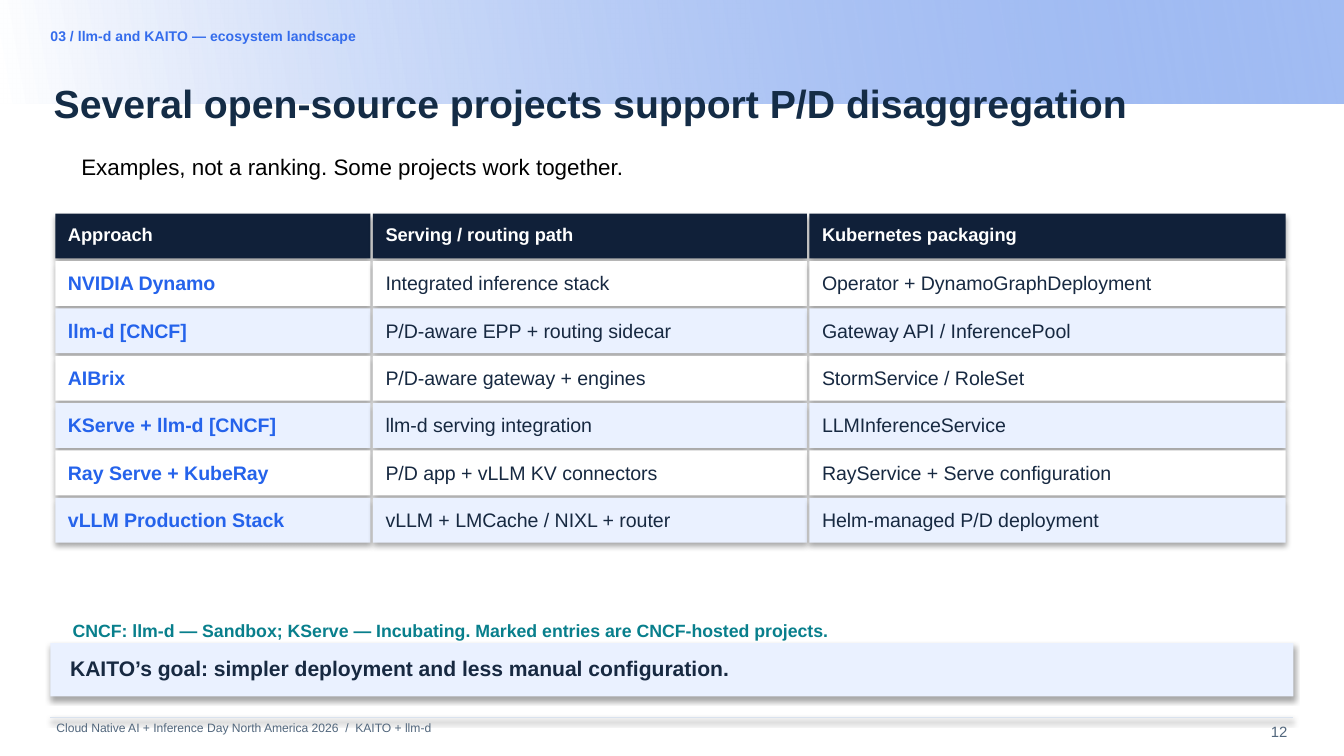
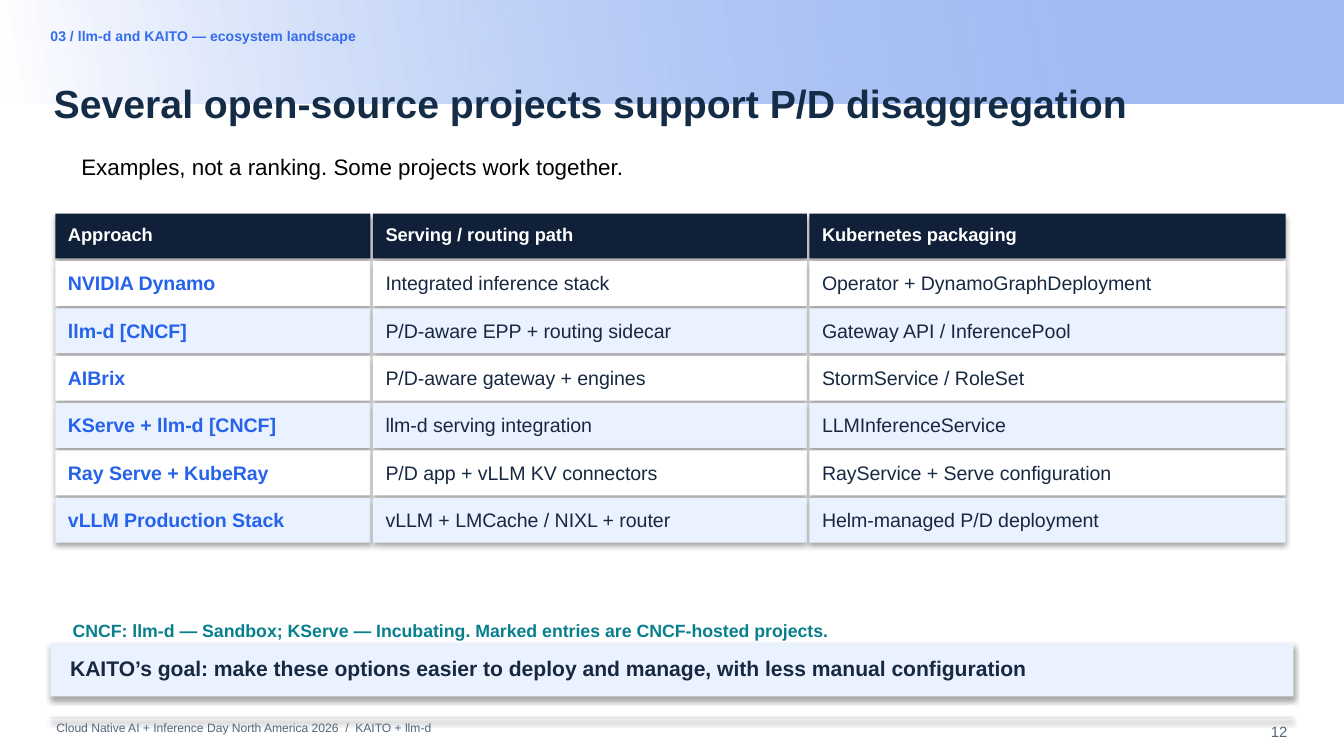
Before and after one commit to andyzhangx/demo, a slide deck: slide 12 of llm/pd-disaggregation/kubecon-na-2026-pd-disaggregation-kaito-llmd.pptx. Drawn at 1344x756 pixels with LibreOffice and Linux fonts; fonts in the diff are those of the drawing; background and template pictures are left out. Boxes give left, top, right and bottom in pixels: in the first picture for what was removed or moved away, otherwise in the second. Text is boxed around its words. In the diff, an @@ line names an element or a change of style, - is before the commit and + after.

```diff
--- a/llm/pd-disaggregation/kubecon-na-2026-pd-disaggregation-kaito-llmd.pptx
+++ b/llm/pd-disaggregation/kubecon-na-2026-pd-disaggregation-kaito-llmd.pptx
@@ text at box(70, 660, 1027, 681): text changed @@
-KAITO’s goal: simpler deployment and less manual configuration.
+KAITO’s goal: make these options easier to deploy and manage, with less manual configuration
```
